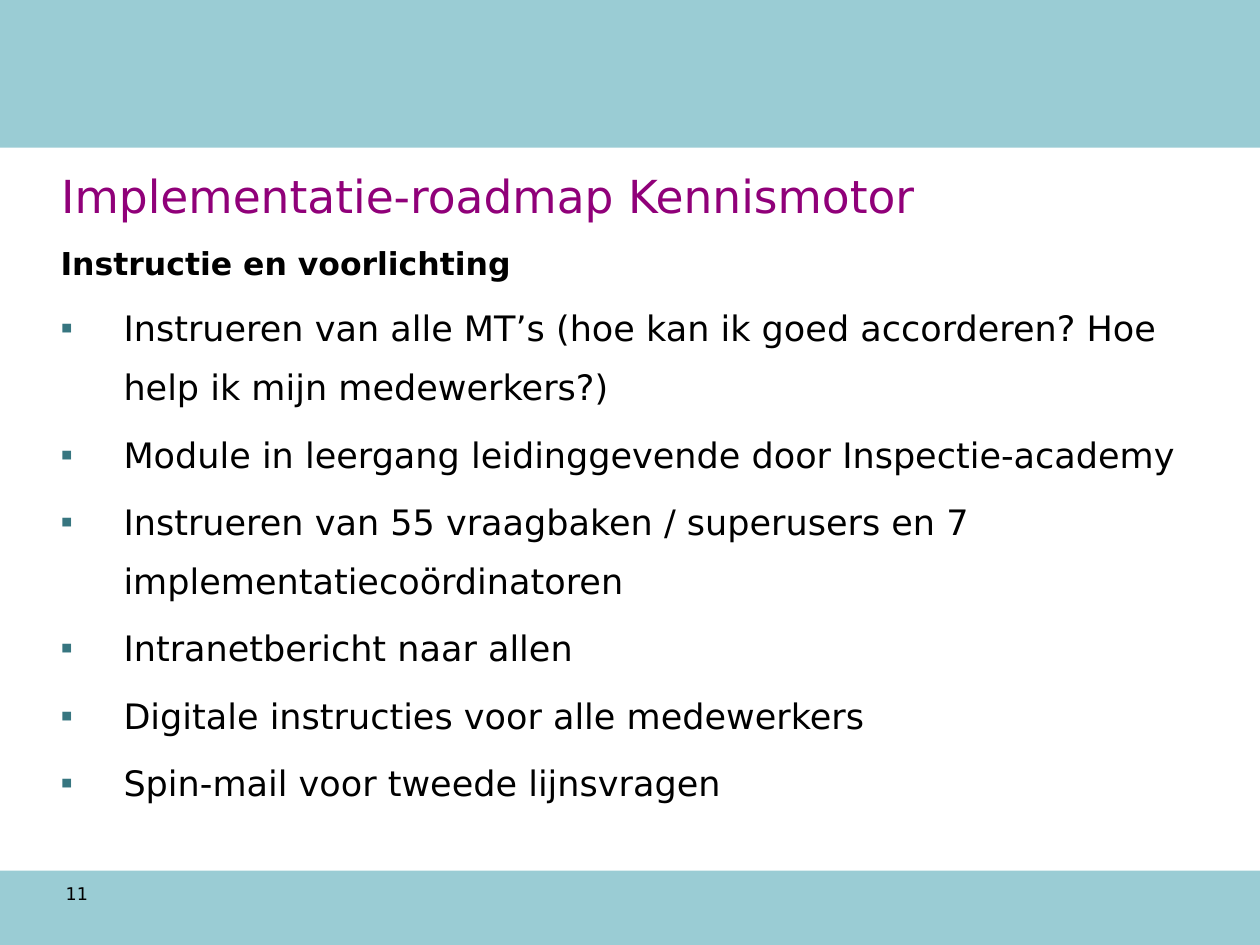
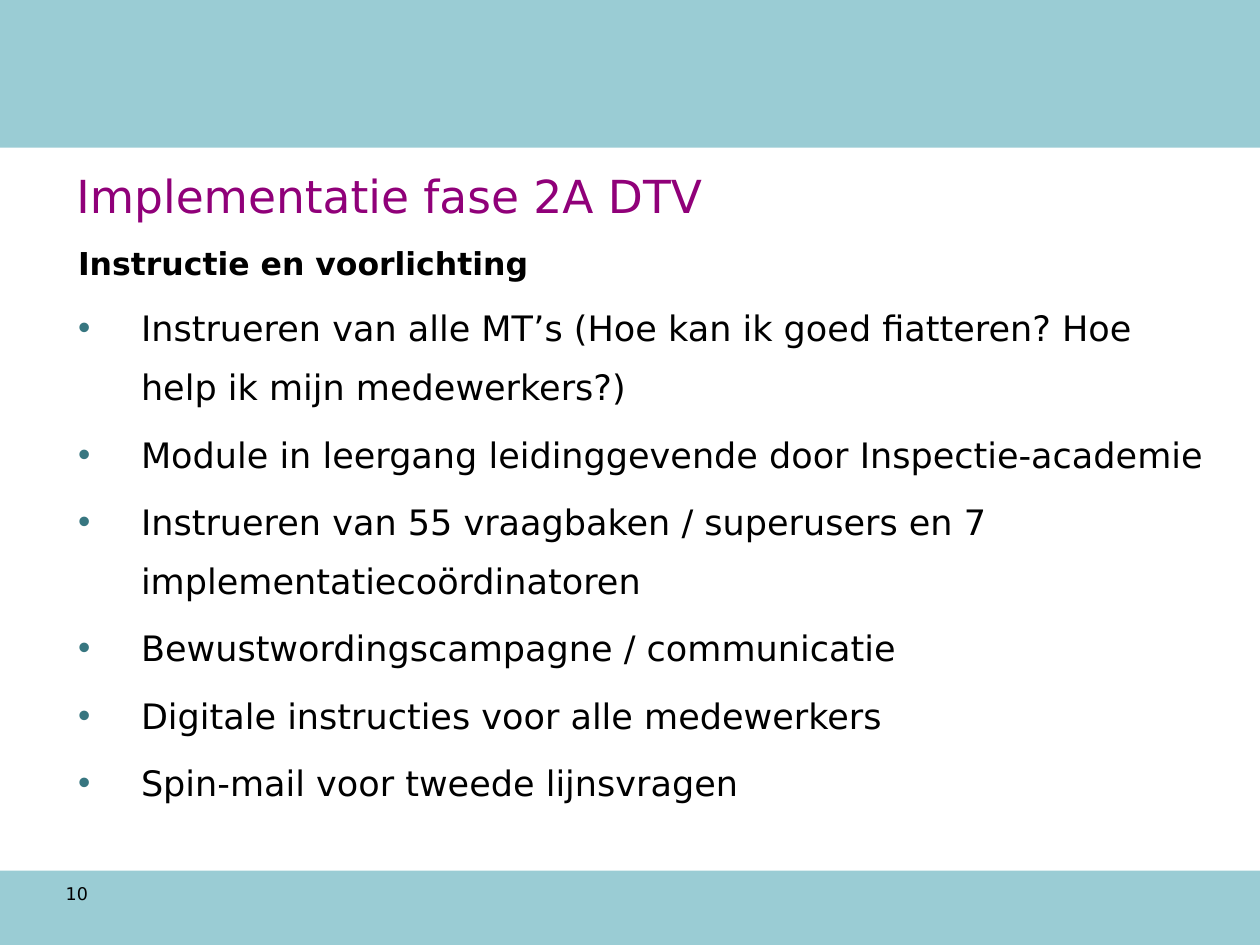
Before and after one commit to AmpersandTarski/ampersand-models, a slide deck: slide 10 of NVWA DTV/werkdocumenten/TO 12 augustus.ppt (slide 11 before the commit). Drawn at 1260x945 pixels with LibreOffice and Linux fonts; fonts in the diff are those of the drawing; background and template pictures are left out. Boxes give left, top, right and bottom in pixels: in the first picture for what was removed or moved away, otherwise in the second. Text is boxed around its words. In the diff, an @@ line names an element or a change of style, - is before the commit and + after.

```diff
--- a/NVWA DTV/werkdocumenten/TO 12 augustus.ppt
+++ b/NVWA DTV/werkdocumenten/TO 12 augustus.ppt
@@ title at box(76, 178, 702, 223): text changed @@
-Implementatie-roadmap Kennismotor
+Implementatie fase 2A DTV
@@ text "Instructie en voorlichting": place and size @@
-text "Instructie en voorlichting" at box(61, 251, 1174, 804)
+text "Instructie en voorlichting" at box(78, 251, 1203, 804)
@@ text at box(141, 314, 1203, 476): text changed @@
-▪ Instrueren van alle MT’s (hoe kan ik goed accorderen? Hoe help ik mijn medewerkers?)
-▪ Module in leergang leidinggevende door Inspectie-academy
+• Instrueren van alle MT’s (Hoe kan ik goed fiatteren? Hoe help ik mijn medewerkers?)
+• Module in leergang leidinggevende door Inspectie-academie
@@ text at box(141, 508, 986, 804): bullet ▪ to • @@
@@ text at box(141, 634, 896, 669): text changed @@
-▪ Intranetbericht naar allen
+• Bewustwordingscampagne / communicatie
@@ page number at box(66, 887, 88, 901): text changed @@
-11
+10
```
Also in this commit, not shown: 11 other slides changed, 24 slides added, 6 slides removed, 1 other file.
